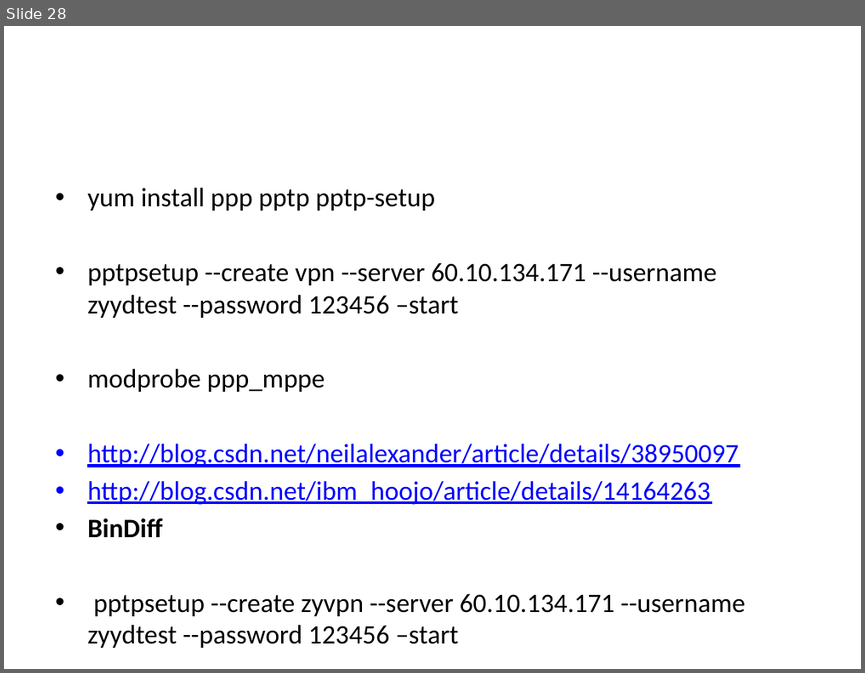
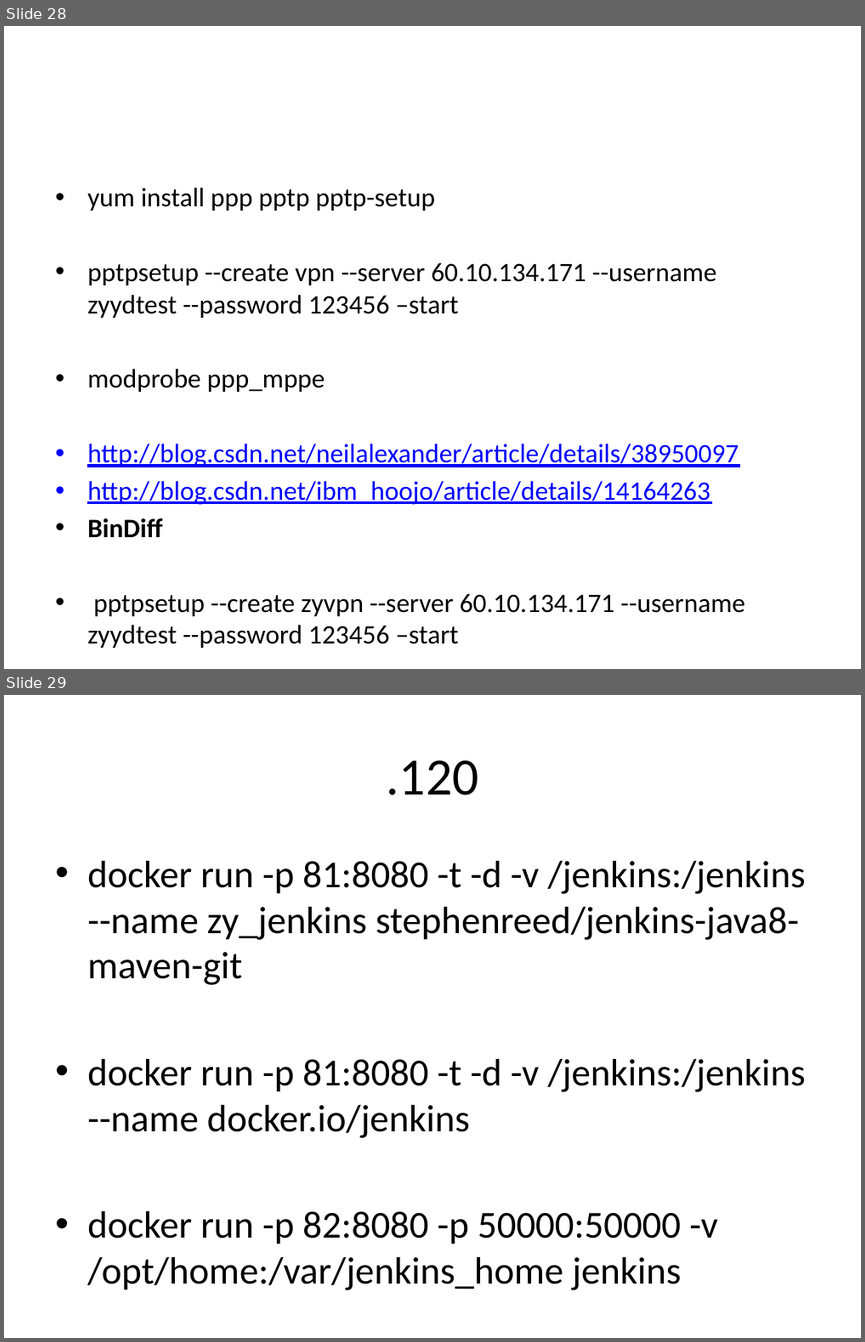
Before and after one commit to fc13240/liusydoc, a slide deck: 开发部署一体化PPT/build&deploy.pptx. Shown one above the other, each under a label of ours: slide 28 before the commit, slides 28 and 29 after it. The pictures are 865x673 and 865x1342 pixels, drawn with LibreOffice and Linux fonts; fonts in the diff are those of the drawing. Boxes give left, top, right and bottom in pixels: in the first picture for what was removed or moved away, otherwise in the second. Text is boxed around its words. In the diff, an @@ line names an element or a change of style, - is before the commit and + after.

```diff
--- a/开发部署一体化PPT/build&deploy.pptx
+++ b/开发部署一体化PPT/build&deploy.pptx
@@ slide 29 added at [4, 695, 861, 1338], background #FFFFFF @@
@@ title added at [386, 760, 478, 795], 44 pt, text #000000 @@
+.120
@@ text added at [87, 861, 806, 1290], 32 pt, text #000000 @@
+• docker run -p 81:8080 -t -d -v /jenkins:/jenkins --name zy_jenkins stephenreed/jenkins-java8-maven-git
+• docker run -p 81:8080 -t -d -v /jenkins:/jenkins --name docker.io/jenkins
+• docker run -p 82:8080 -p 50000:50000 -v /opt/home:/var/jenkins_home jenkins
```
Also in this commit, not shown: 3 other slides added, 4 other files.
